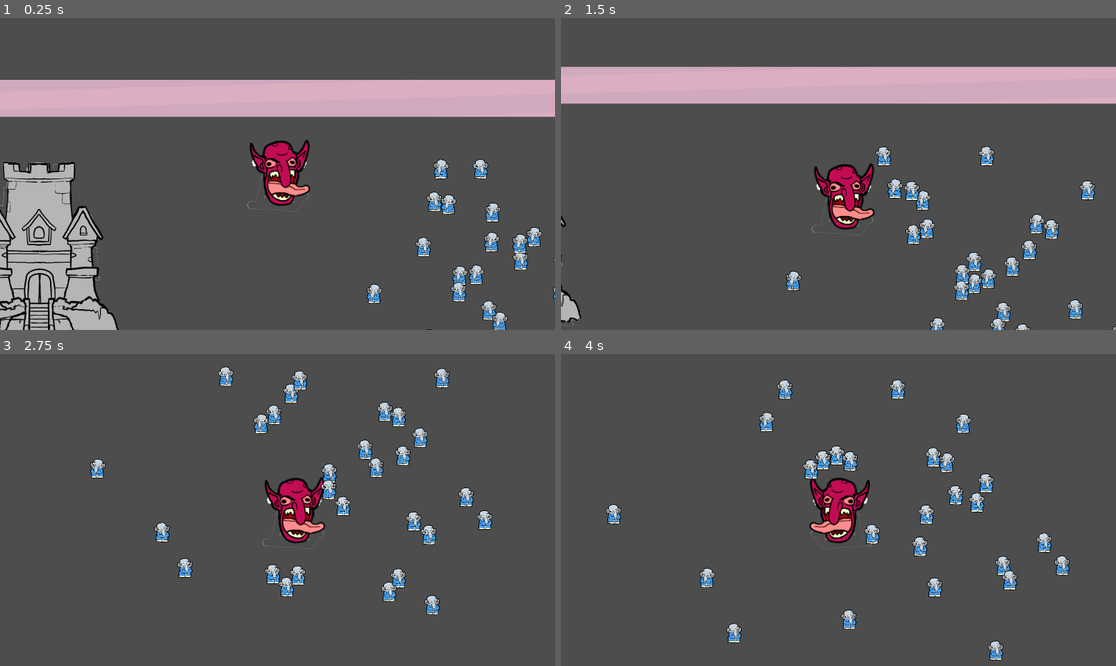
Above: before the commit, frames 1-4 (two rows, left to right).
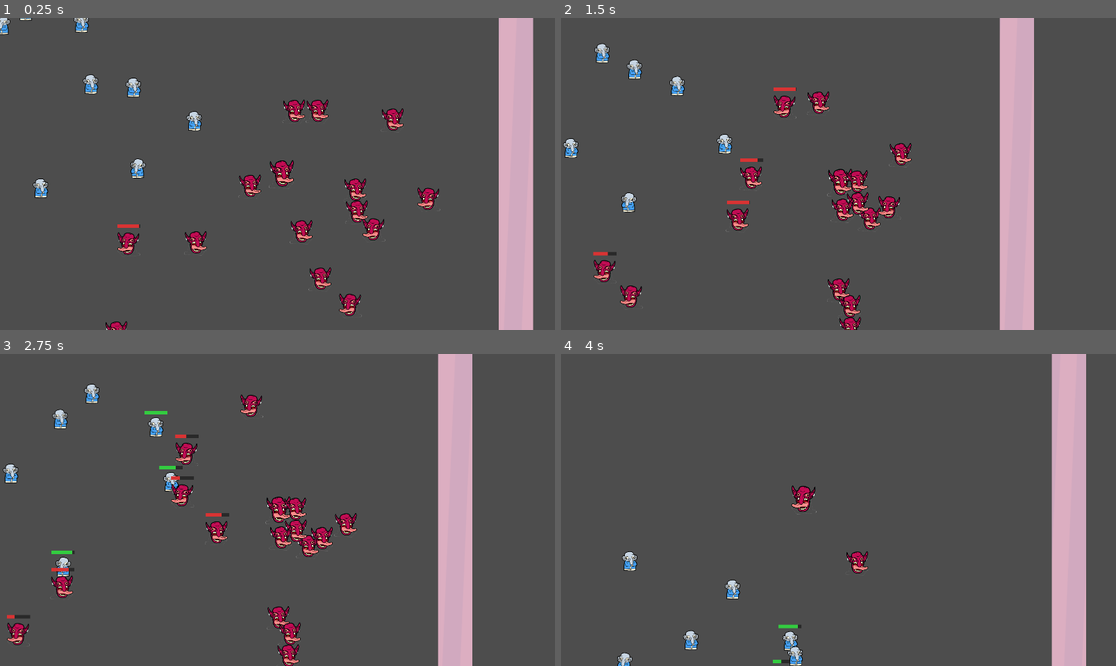
Above: after the commit, the same moments.

Repository: dadolyner/mini-jam-212-control
Game: Godot game, scene res://src/main.tscn
The game is run twice, just before and just after one commit, with the same random seed, the same clock (stepped at 60 frames per second) and the same inputs.
Inputs:
- Up to frame 1 (0.25 s): no input
- Up to frame 2 (1.5 s): hold D (right) 0.53-1.28 s; hold S (down) from 1.28 s (still down)
- Up to frame 3 (2.75 s): release S (down) at 2.03 s; hold D (right) from 2.03 s (still down)
- Up to frame 4 (4 s): release D (right) at 2.78 s; hold W (up) 2.78-3.53 s; hold A (left) from 3.53 s (still down)

The runs differ from the first frame. In frame 1, 31% of the frame differs, in the area x 0-100%, y 0-100%; in frame 2, 23%; in frame 3, 14%; in frame 4, 12%.

Commit message:
good guys and bad guys

Diff:
--- a/project.godot
+++ b/project.godot
@@ -14,6 +14,10 @@
 run/main_scene="uid://daxg1lxosgdyo"
 config/features=PackedStringArray("4.6", "Forward Plus")
 config/icon="res://icon.svg"
+
+[autoload]
+
+SoundManager="*res://src/autoload/sound_manager.gd"
 
 [display]
 
--- a/src/ancient_demon/demon.tscn
+++ b/src/ancient_demon/demon.tscn
@@ -182,7 +182,7 @@
 [sub_resource type="CapsuleShape2D" id="CapsuleShape2D_gk35p"]
 
 [node name="Demon" type="CharacterBody2D" unique_id=1610083175 node_paths=PackedStringArray("animated_sprite", "player_sprite")]
-scale = Vector2(5, 5)
+scale = Vector2(2, 2)
 script = ExtResource("1_egqfa")
 animated_sprite = NodePath("AnimatedSprite2D")
 player_sprite = NodePath("Sprite2D")
--- /dev/null
+++ b/src/autoload/sound_manager.gd
@@ -0,0 +1,39 @@
+extends Node
+
+##  `SoundManager.play("name")`
+
+const _POOL_SIZE := 8
+const _SOUND_DIR := "res://assets/Pixel Adventure/Sounds/"
+
+const _FILES := {
+	"convert_bad": "power_up.wav",
+	"convert_good": "coin.wav",
+}
+
+var _streams := {}
+var _players: Array[AudioStreamPlayer] = []
+var _next := 0
+
+
+func _ready() -> void:
+	for key in _FILES:
+		var stream = load(_SOUND_DIR + _FILES[key])
+		if stream:
+			_streams[key] = stream
+		else:
+			push_warning("SoundManager: could not load '%s'" % _FILES[key])
+
+	for i in _POOL_SIZE:
+		var player := AudioStreamPlayer.new()
+		add_child(player)
+		_players.append(player)
+
+
+func play(sound_name: String) -> void:
+	if not _streams.has(sound_name):
+		push_warning("SoundManager: unknown sound '%s'" % sound_name)
+		return
+	var player := _players[_next]
+	_next = (_next + 1) % _POOL_SIZE
+	player.stream = _streams[sound_name]
+	player.play()
--- /dev/null
+++ b/src/badNPC/badNPC.tscn
@@ -0,0 +1,49 @@
+[gd_scene format=3 uid="uid://bnwdtmq2vpmvo"]
+
+[ext_resource type="Script" uid="uid://c7hjrcfx5ryew" path="res://src/badNPC/bad_npc.gd" id="1_badnp"]
+[ext_resource type="Texture2D" uid="uid://bipt17teoxxrp" path="res://assets/sprites/red-guy.png" id="2_redgy"]
+
+[sub_resource type="CapsuleShape2D" id="CapsuleShape2D_badnp"]
+radius = 12.0
+height = 38.0
+
+[sub_resource type="CircleShape2D" id="CircleShape2D_detect"]
+radius = 60.0
+
+[sub_resource type="StyleBoxFlat" id="StyleBoxFlat_bg"]
+bg_color = Color(0.1, 0.1, 0.1, 0.7)
+
+[sub_resource type="StyleBoxFlat" id="StyleBoxFlat_fill"]
+bg_color = Color(0.85, 0.2, 0.2, 1)
+
+[node name="BadNpc" type="CharacterBody2D" unique_id=1310780600]
+script = ExtResource("1_badnp")
+team = 1
+max_health = 40.0
+drain_rate = 12.0
+converts_to_path = "res://src/goodNPC/goodNPC.tscn"
+convert_sound = "convert_good"
+
+[node name="CollisionShape2D" type="CollisionShape2D" parent="." unique_id=419065364]
+shape = SubResource("CapsuleShape2D_badnp")
+
+[node name="Sprite2D" type="Sprite2D" parent="." unique_id=184087855]
+position = Vector2(-1, -2)
+scale = Vector2(0.375, 0.375)
+texture = ExtResource("2_redgy")
+
+[node name="DetectionArea" type="Area2D" parent="." unique_id=594653045]
+
+[node name="CollisionShape2D" type="CollisionShape2D" parent="DetectionArea" unique_id=1842166427]
+shape = SubResource("CircleShape2D_detect")
+
+[node name="HealthBar" type="ProgressBar" parent="." unique_id=829514498]
+offset_left = -20.0
+offset_top = -34.0
+offset_right = 20.0
+offset_bottom = -28.0
+theme_override_styles/background = SubResource("StyleBoxFlat_bg")
+theme_override_styles/fill = SubResource("StyleBoxFlat_fill")
+max_value = 40.0
+value = 40.0
+show_percentage = false
--- /dev/null
+++ b/src/badNPC/bad_npc.gd
@@ -0,0 +1 @@
+extends "res://src/goodNPC/good_npc.gd"
--- a/src/goodNPC/goodNPC.tscn
+++ b/src/goodNPC/goodNPC.tscn
@@ -7,8 +7,19 @@
 radius = 12.0
 height = 28.0
 
+[sub_resource type="CircleShape2D" id="CircleShape2D_detect"]
+radius = 120.0
+
+[sub_resource type="StyleBoxFlat" id="StyleBoxFlat_bg"]
+bg_color = Color(0.1, 0.1, 0.1, 0.7)
+
+[sub_resource type="StyleBoxFlat" id="StyleBoxFlat_fill"]
+bg_color = Color(0.2, 0.8, 0.25, 1)
+
 [node name="GoodNpc" type="CharacterBody2D" unique_id=971675066]
 script = ExtResource("1_5qoh2")
+converts_to_path = "res://src/badNPC/badNPC.tscn"
+convert_sound = "convert_bad"
 
 [node name="CollisionShape2D" type="CollisionShape2D" parent="." unique_id=2073120245]
 shape = SubResource("CapsuleShape2D_5qoh2")
@@ -17,3 +28,18 @@
 position = Vector2(0.2499981, -3.7500057)
 scale = Vector2(0.32421878, 0.32421878)
 texture = ExtResource("2_5qoh2")
+
+[node name="DetectionArea" type="Area2D" parent="." unique_id=1014762771]
+
+[node name="CollisionShape2D" type="CollisionShape2D" parent="DetectionArea" unique_id=1568064791]
+shape = SubResource("CircleShape2D_detect")
+
+[node name="HealthBar" type="ProgressBar" parent="." unique_id=1775270156]
+offset_left = -20.0
+offset_top = -30.0
+offset_right = 20.0
+offset_bottom = -24.0
+theme_override_styles/background = SubResource("StyleBoxFlat_bg")
+theme_override_styles/fill = SubResource("StyleBoxFlat_fill")
+value = 100.0
+show_percentage = false
--- a/src/goodNPC/good_npc.gd
+++ b/src/goodNPC/good_npc.gd
@@ -1,40 +1,146 @@
+class_name Npc
 extends CharacterBody2D
 
 const SPEED = 60.0
 
 enum State { WANDERING, IDLE }
+enum Team { GOOD, BAD }
 
+@export var team: Team = Team.GOOD
+@export var max_health: float = 60.0
+@export var drain_rate: float = 10.0
+@export_file("*.tscn") var converts_to_path: String
+@export var convert_sound: String = ""
+
+@onready var _health_bar: ProgressBar = $HealthBar
+
+var health: float
 var _state := State.IDLE
 var _state_timer := 0.0
-var _move_dir := 1.0
+var _move_dir := Vector2.ZERO
+var _targets: Array[Npc] = []
+var _converting := false
 
 
 func _ready() -> void:
+	motion_mode = MOTION_MODE_FLOATING
+	add_to_group("npc")
+
+	health = max_health
+	_health_bar.max_value = max_health
+	_health_bar.value = health
+	_health_bar.visible = false
+
+	$DetectionArea.body_entered.connect(_on_body_entered)
+	$DetectionArea.body_exited.connect(_on_body_exited)
+
 	_pick_next_state()
 
 
 func _physics_process(delta: float) -> void:
+	_prune_targets()
+	var target := _nearest_target()
+
+	if target:
+		velocity = (target.global_position - global_position).normalized() * SPEED
+	else:
+		_wander(delta)
+
+	move_and_slide()
+
+	if target == null and _state == State.WANDERING and get_slide_collision_count() > 0:
+		_pick_next_state()
+
+	_apply_drain(delta)
+
+	$Sprite2D.flip_h = velocity.x < 0.0
+
+
+
+func _wander(delta: float) -> void:
 	_state_timer -= delta
 	if _state_timer <= 0.0:
 		_pick_next_state()
 
 	if _state == State.WANDERING:
-		velocity.x = _move_dir * SPEED
-		if is_on_wall():
-			_move_dir *= -1.0
+		velocity = _move_dir * SPEED
 	else:
-		velocity.x = move_toward(velocity.x, 0.0, SPEED)
-
-	$Sprite2D.flip_h = velocity.x < 0.0
-
-	move_and_slide()
+		velocity = velocity.move_toward(Vector2.ZERO, SPEED * delta * 10.0)
 
 
 func _pick_next_state() -> void:
 	if _state == State.WANDERING:
 		_state = State.IDLE
 		_state_timer = randf_range(1.0, 3.0)
+		_move_dir = Vector2.ZERO
 	else:
 		_state = State.WANDERING
 		_state_timer = randf_range(1.5, 4.0)
-		_move_dir = 1.0 if randf() > 0.5 else -1.0
+		var angle := randf() * TAU
+		_move_dir = Vector2(cos(angle), sin(angle))
+
+
+
+func _apply_drain(delta: float) -> void:
+	var amount := drain_rate * delta
+	for t in _targets:
+		if is_instance_valid(t):
+			t.take_drain(amount)
+
+
+func take_drain(amount: float) -> void:
+	if _converting:
+		return
+	health -= amount
+	_health_bar.value = health
+	_health_bar.visible = health < max_health
+	if health <= 0.0:
+		_convert()
+
+
+func _convert() -> void:
+	if _converting or converts_to_path == "":
+		return
+
+	var scene := load(converts_to_path) as PackedScene
+	if scene == null:
+		return
+	_converting = true
+
+	if convert_sound != "":
+		SoundManager.play(convert_sound)
+
+	var replacement := scene.instantiate()
+	replacement.position = global_position
+	get_parent().call_deferred("add_child", replacement)
+	queue_free()
+
+
+
+func _on_body_entered(body: Node) -> void:
+	var other := body as Npc
+	if other and other.team != team and not _targets.has(other):
+		_targets.append(other)
+
+
+func _on_body_exited(body: Node) -> void:
+	var other := body as Npc
+	if other:
+		_targets.erase(other)
+
+
+func _prune_targets() -> void:
+	for i in range(_targets.size() - 1, -1, -1):
+		if not is_instance_valid(_targets[i]):
+			_targets.remove_at(i)
+
+
+func _nearest_target() -> Npc:
+	var best: Npc = null
+	var best_dist := INF
+	for t in _targets:
+		var d := global_position.distance_squared_to(t.global_position)
+		if d < best_dist:
+			best_dist = d
+			best = t
+	return best
--- a/src/main.gd
+++ b/src/main.gd
@@ -1,14 +1,22 @@
 extends Node2D
 
 const GoodNPC = preload("res://src/goodNPC/goodNPC.tscn")
+const BadNPC = preload("res://src/badNPC/badNPC.tscn")
 const SPAWN_RADIUS = 250.0
 
 
 func _ready() -> void:
-	var center = $Marker2D.position
-	for i in 30:
-		var angle = randf() * TAU
-		var dist = randf_range(50.0, SPAWN_RADIUS)
-		var npc = GoodNPC.instantiate()
+	for marker in $GoodGuySpawns.get_children():
+		_spawn_npcs(GoodNPC, marker.global_position, 10)
+
+	for marker in $BadGuySpawns.get_children():
+		_spawn_npcs(BadNPC, marker.global_position, 10)
+
+
+func _spawn_npcs(scene: PackedScene, center: Vector2, count: int) -> void:
+	for i in count:
+		var angle := randf() * TAU
+		var dist := randf_range(50.0, SPAWN_RADIUS)
+		var npc = scene.instantiate()
 		npc.position = center + Vector2(cos(angle), sin(angle)) * dist
 		add_child(npc)
--- a/src/main.tscn
+++ b/src/main.tscn
@@ -14,7 +14,7 @@
 [node name="Main" type="Node2D" unique_id=464101160]
 script = ExtResource("1_5q4o7")
 
-[node name="zgori" type="Area2D" parent="." unique_id=844532523]
+[node name="zgori" type="StaticBody2D" parent="." unique_id=806904111]
 
 [node name="CollisionShape2D" type="CollisionShape2D" parent="zgori" unique_id=1494828907]
 position = Vector2(225.5, -131)
@@ -25,7 +25,7 @@
 scale = Vector2(35.453125, 1)
 texture = ExtResource("1_eewff")
 
-[node name="spodi" type="Area2D" parent="." unique_id=1006567980]
+[node name="spodi" type="StaticBody2D" parent="." unique_id=1658151914]
 position = Vector2(12, 1373)
 
 [node name="CollisionShape2D" type="CollisionShape2D" parent="spodi" unique_id=1983184309]
@@ -37,7 +37,7 @@
 scale = Vector2(35.453125, 1)
 texture = ExtResource("1_eewff")
 
-[node name="levo" type="Area2D" parent="." unique_id=2018152862]
+[node name="levo" type="StaticBody2D" parent="." unique_id=58238096]
 
 [node name="CollisionShape2D" type="CollisionShape2D" parent="levo" unique_id=1330616788]
 position = Vector2(-877.5, 553)
@@ -48,7 +48,7 @@
 scale = Vector2(0.92968756, 22.390623)
 texture = ExtResource("1_eewff")
 
-[node name="desno" type="Area2D" parent="." unique_id=1031384818]
+[node name="desno" type="StaticBody2D" parent="." unique_id=2026334582]
 position = Vector2(2221, -3)
 
 [node name="CollisionShape2D" type="CollisionShape2D" parent="desno" unique_id=545678456]
@@ -61,11 +61,35 @@
 texture = ExtResource("1_eewff")
 
 [node name="Sprite2D" type="Sprite2D" parent="." unique_id=1005727506]
-position = Vector2(-415.25, 125.36088)
+position = Vector2(-541, 120)
 scale = Vector2(0.36572266, 0.3591033)
 texture = ExtResource("2_gh0ne")
 
-[node name="Marker2D" type="Marker2D" parent="." unique_id=1330518771]
-position = Vector2(395, 206)
+[node name="Demon" parent="." unique_id=1610083175 instance=ExtResource("4_3cfgd")]
+position = Vector2(913, 775)
 
-[node name="Demon" parent="." unique_id=1610083175 instance=ExtResource("4_3cfgd")]
+[node name="GoodGuySpawns" type="Node2D" parent="." unique_id=346122330]
+
+[node name="Marker2D" type="Marker2D" parent="GoodGuySpawns" unique_id=1330518771]
+position = Vector2(-543, 546)
+
+[node name="Marker2D5" type="Marker2D" parent="GoodGuySpawns" unique_id=552812488]
+position = Vector2(532, 651)
+
+[node name="Marker2D3" type="Marker2D" parent="GoodGuySpawns" unique_id=1835261652]
+position = Vector2(76, 152)
+
+[node name="Marker2D2" type="Marker2D" parent="GoodGuySpawns" unique_id=1417670820]
+position = Vector2(-467, 1015)
+
+[node name="Marker2D4" type="Marker2D" parent="GoodGuySpawns" unique_id=999390344]
+position = Vector2(-45, 619)
+
+[node name="BadGuySpawns" type="Node2D" parent="." unique_id=1782042170]
+position = Vector2(1133, 1057)
+
+[node name="Marker2D" type="Marker2D" parent="BadGuySpawns" unique_id=2130602991]
+position = Vector2(-14, -246)
+
+[node name="Marker2D2" type="Marker2D" parent="BadGuySpawns" unique_id=377620248]
+position = Vector2(-300, -2)
Not shown, added: src/autoload/sound_manager.gd.uid
Not shown, added: src/badNPC/bad_npc.gd.uid
